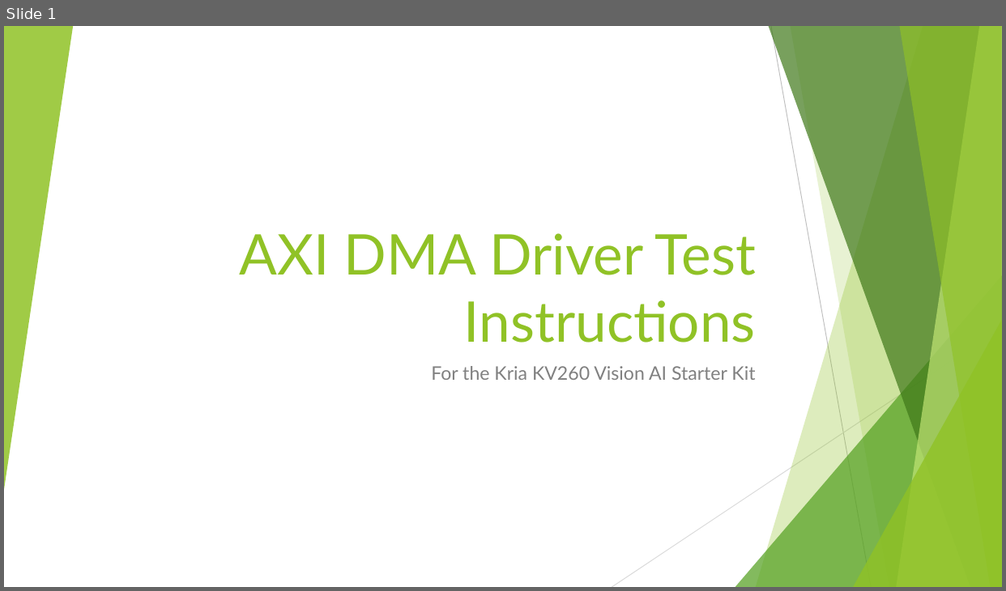
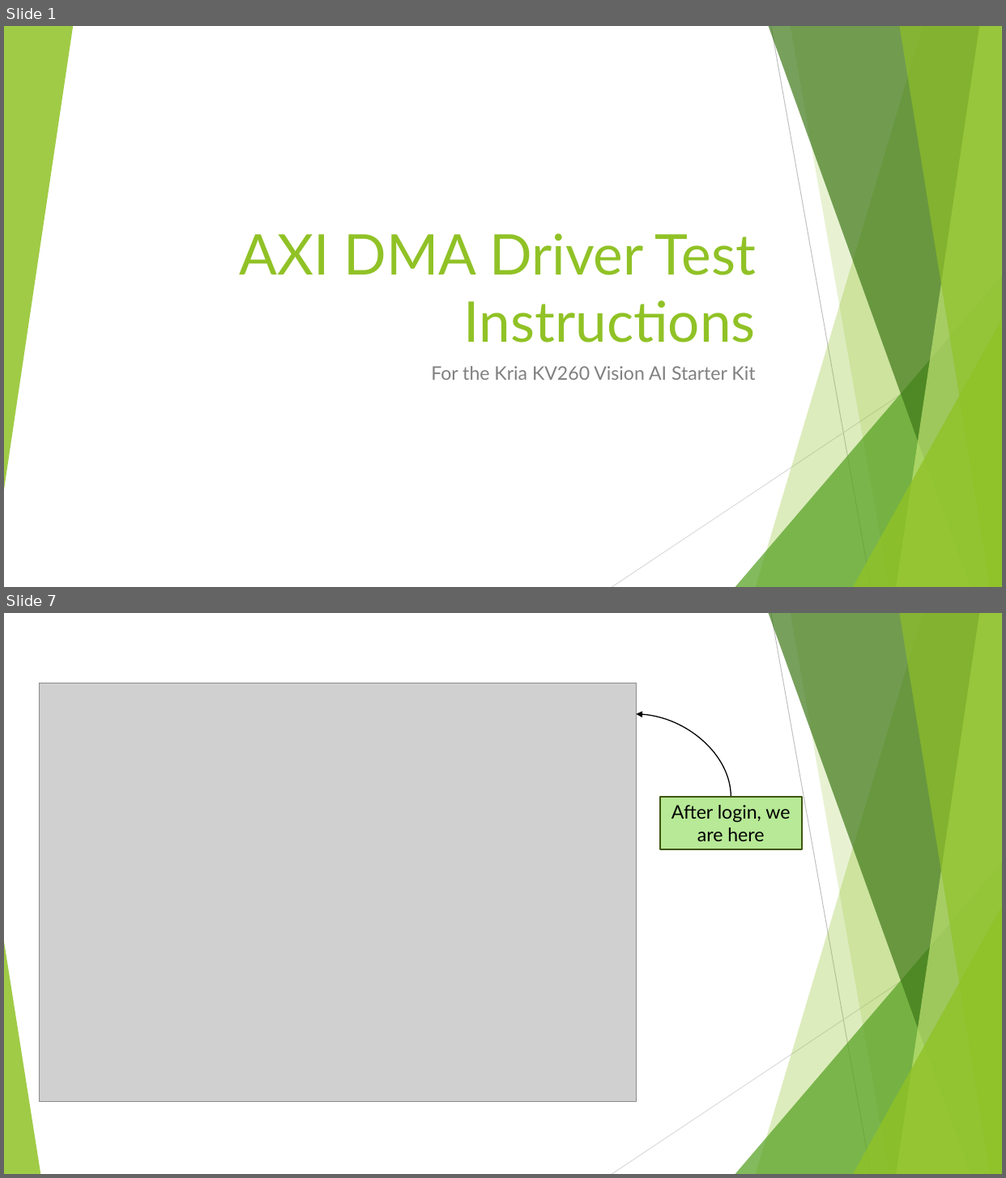
Before and after one commit to GiuseppeSatta/AXI-based-drivers, a slide deck: AXI DMA Driver Test Instructions.pptx. Shown one above the other, each under a label of ours: slide 1 before the commit, slides 1 and 7 after it; the slides between them are not shown. The pictures are 1006x591 and 1006x1178 pixels, drawn with LibreOffice and Linux fonts; fonts in the diff are those of the drawing; grey boxes stand for pictures. Boxes give left, top, right and bottom in pixels: in the first picture for what was removed or moved away, otherwise in the second. Text is boxed around its words. In the diff, an @@ line names an element or a change of style, - is before the commit and + after.

```diff
--- a/AXI DMA Driver Test Instructions.pptx
+++ b/AXI DMA Driver Test Instructions.pptx
@@ slide 7 added at bbox=[4, 613, 1002, 1174], background #FFFFFF; not listed: 9 template elements that a slide beside it also shows @@
@@ picture added at bbox=[40, 683, 637, 1102] @@
@@ curved arrow added from (731, 796) to (637, 714), #000000 1 pt @@
@@ rectangle added at bbox=[661, 796, 802, 850], fill #B7E996, outline #3F5511 1.5 pt, 18 pt, text #000000 @@
+After login, we are here
@@ text added at bbox=[671, 805, 790, 841], 18 pt, text #000000 @@
+After login, we are here
@@ triangle added at bbox=[4, 942, 40, 1174], fill #90C226 at 85% opacity @@
```
Also in this commit, not shown: 5 slides changed, 5 other slides added, 1 slide removed.
